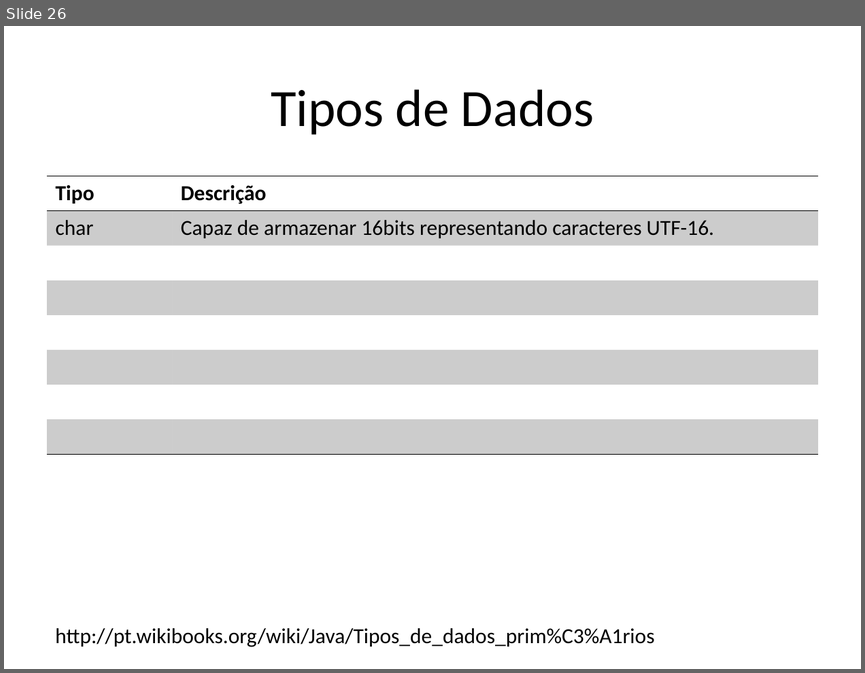
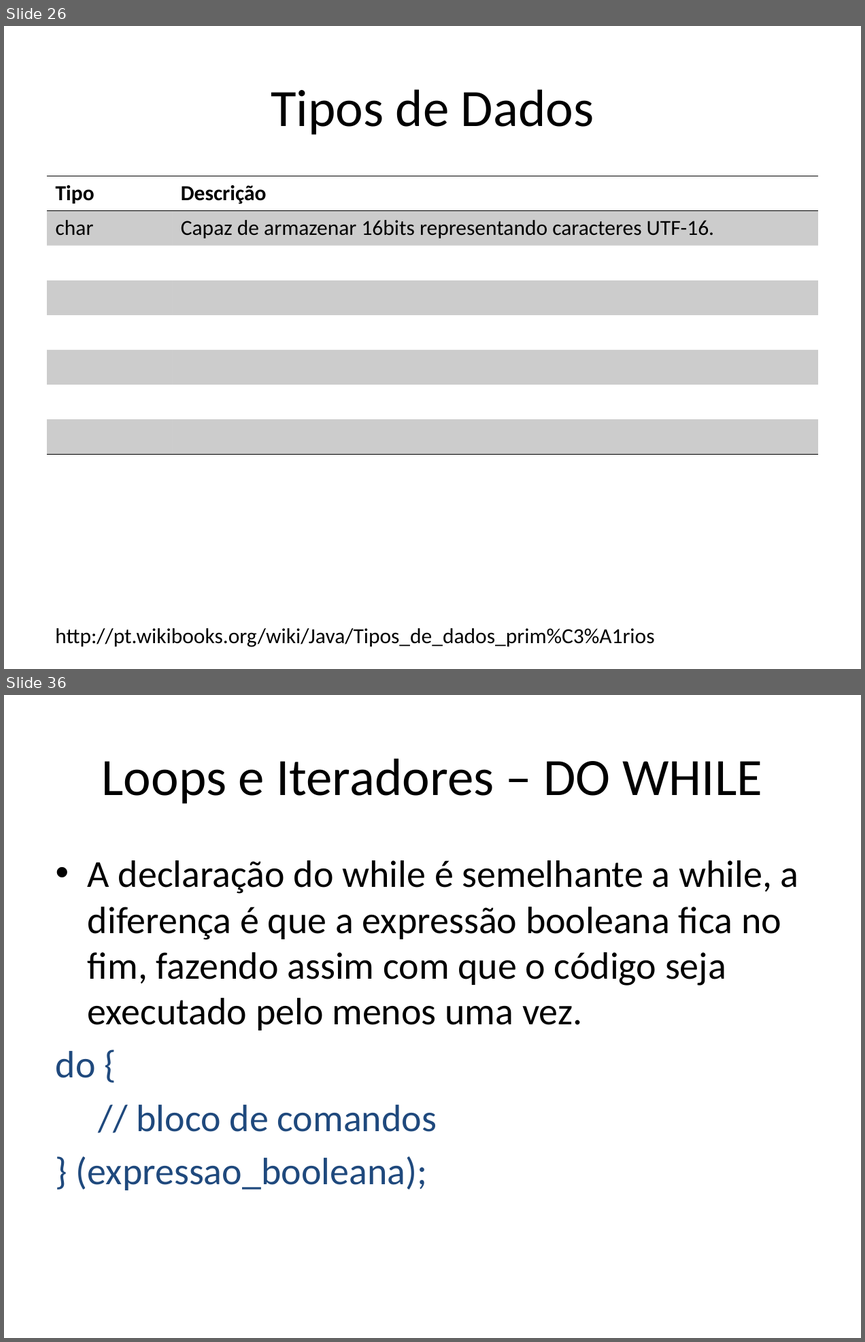
Before and after one commit to renanlessa/CursoJava, a slide deck: Documentos/Curso Java.pptx. Shown one above the other, each under a label of ours: slide 26 before the commit, slides 26 and 36 after it; the slides between them are not shown. The pictures are 865x673 and 865x1342 pixels, drawn with LibreOffice and Linux fonts; fonts in the diff are those of the drawing. Boxes give left, top, right and bottom in pixels: in the first picture for what was removed or moved away, otherwise in the second. Text is boxed around its words. In the diff, an @@ line names an element or a change of style, - is before the commit and + after.

```diff
--- a/Documentos/Curso Java.pptx
+++ b/Documentos/Curso Java.pptx
@@ slide 36 added at <box>4,695,861,1338</box>, background #FFFFFF @@
@@ title added at <box>102,758,762,804</box>, 44 pt, text #000000 @@
+Loops e Iteradores – DO WHILE
@@ text added at <box>56,860,799,1190</box>, 32 pt, text #000000 @@
+• A declaração do while é semelhante a while, a diferença é que a expressão booleana fica no fim, fazendo assim com que o código seja executado pelo menos uma vez.
+do {
+// bloco de comandos
+} (expressao_booleana);
```
Also in this commit, not shown: 1 slide changed, 9 other slides added, 21 other files.
